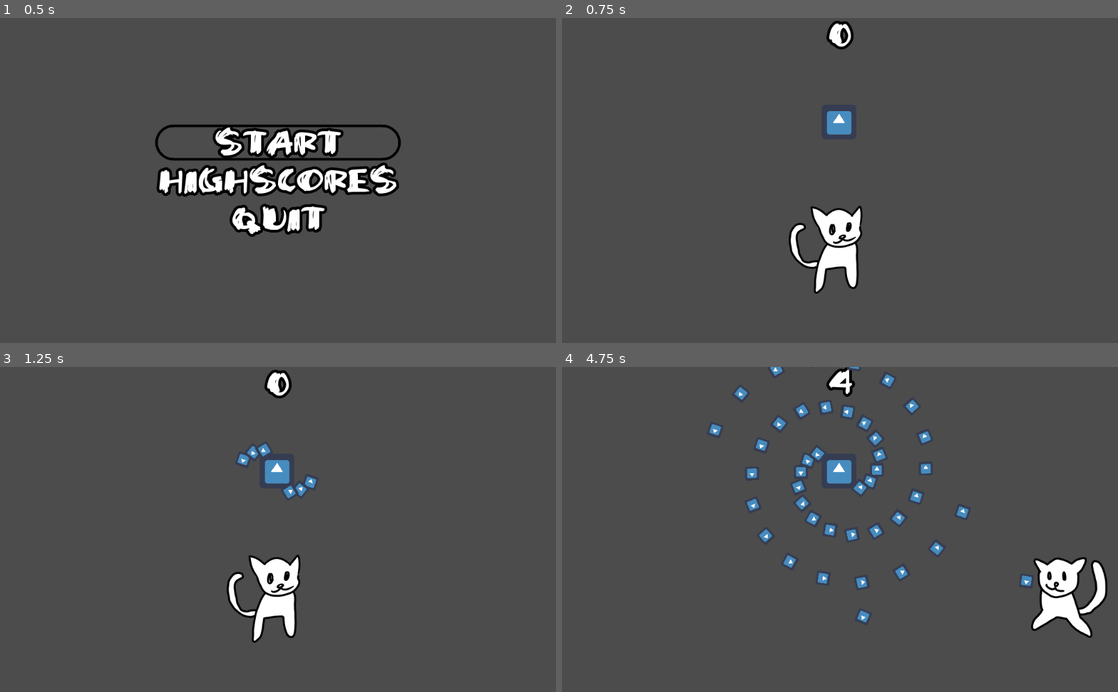
Above: before the commit, frames 1-4 (two rows, left to right).
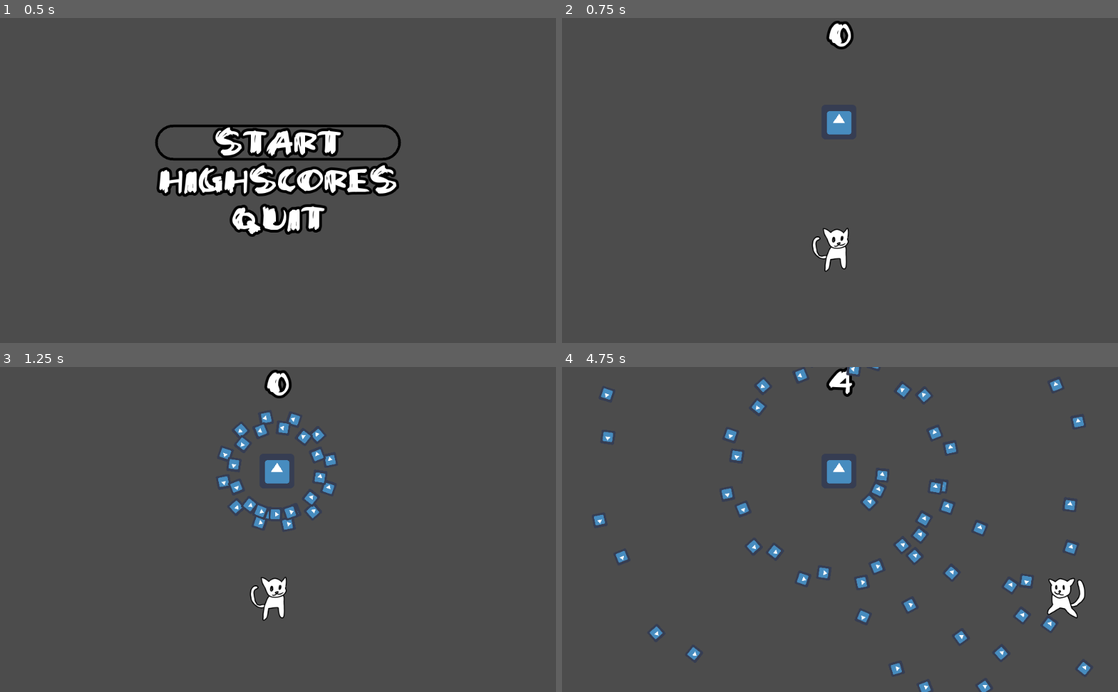
Above: after the commit, the same moments.

Repository: Magesu/mini-jam-100-overload
Game: Godot game, scene res://Main.tscn
Two runs of this game, one before a commit and one after it. Both use one fixed random seed, a clock stepped at 60 frames per second and the inputs below. The engine's default icon, where the game draws it, is replaced by a stand-in: a white triangle on a blue panel in a dark square.
Inputs (mouse positions are in pixels of both pictures, inside the frame that each line leads up to):
- Up to frame 1 (0.5 s): no input
- Up to frame 2 (0.75 s): click "Start" at 0.5 s
- Up to frame 3 (1.25 s): no input
- Up to frame 4 (4.75 s): move the mouse to (962, 513) at 1.27 s; hold Right (ui_right) 1.28-2.03 s; click (962, 513) at 1.35 s; move the mouse to (728, 545) at 2.02 s; hold Down (ui_down) 2.03-2.78 s; click (728, 545) at 2.1 s; move the mouse to (895, 458) at 2.77 s; hold Right (ui_right) 2.78-3.53 s; click (895, 458) at 2.85 s; move the mouse to (812, 594) at 3.52 s; hold Up (ui_up) 3.53-4.28 s; click (812, 594) at 3.6 s; move the mouse to (1006, 578) at 4.27 s; hold Left (ui_left) from 4.28 s (still down); click (1006, 578) at 4.35 s

Frame 1 is identical in both runs. In frame 2, 1.7% of the frame differs, in the area x 40-55%, y 57-85%; in frame 3, 3.4%; in frame 4, 6.4%, in the area x 5-99%, y 0-100%.

Commit message:
Gave different attack pattern to angy chihuahua

Diff:
--- a/Scenes/AngyChihuahua.tscn
+++ b/Scenes/AngyChihuahua.tscn
@@ -16,18 +16,31 @@
 [node name="CollisionShape2D" type="CollisionShape2D" parent="."]
 shape = SubResource( 1 )
 
-[node name="Shooter1" parent="." instance=ExtResource( 1 )]
-spawnpoint_count = 2
+[node name="Shooter" parent="." instance=ExtResource( 1 )]
+shoot_angle = 60
+rotate_speed = 0
+shoot_timer_wait_time = 0.5
+spawnpoint_count = 3
 radius = 40
-bullet_speed = 50
-bullet_angular_speed = 1
+bullet_speed = 200
+target_player = true
 
 [node name="Shooter2" parent="." instance=ExtResource( 1 )]
-shoot_timer_wait_time = 2.0
-spawnpoint_count = 0
-radius = 40
+shoot_timer_wait_time = 1.0
+spawnpoint_count = 12
+radius = 50
 
 [node name="Lifespan" type="Timer" parent="."]
 wait_time = 10.0
 
+[node name="BarkwaveDuration" type="Timer" parent="."]
+wait_time = 0.4
+one_shot = true
+
+[node name="TimeBetweenBarkwaves" type="Timer" parent="."]
+wait_time = 2.0
+one_shot = true
+
 [connection signal="timeout" from="Lifespan" to="." method="_on_Lifespan_timeout"]
+[connection signal="timeout" from="BarkwaveDuration" to="." method="_on_BarkwaveDuration_timeout"]
+[connection signal="timeout" from="TimeBetweenBarkwaves" to="." method="_on_TimeBetweenBarkwaves_timeout"]
--- a/Scenes/Player.tscn
+++ b/Scenes/Player.tscn
@@ -3,9 +3,8 @@
 [ext_resource path="res://Sprites/spritesheet.png" type="Texture" id=1]
 [ext_resource path="res://Scenes/Scripts/Player.gd" type="Script" id=2]
 
-
 [sub_resource type="RectangleShape2D" id=1]
-extents = Vector2( 32, 32 )
+extents = Vector2( 20.5, 38.5 )
 
 [sub_resource type="AtlasTexture" id=2]
 flags = 4
@@ -101,20 +100,24 @@
 } ]
 
 [sub_resource type="CircleShape2D" id=19]
+radius = 3.0
 
 [node name="Player" type="KinematicBody2D"]
 script = ExtResource( 2 )
 
 [node name="CollisionShape2D" type="CollisionShape2D" parent="."]
+position = Vector2( 1.5, 0.5 )
 shape = SubResource( 1 )
 
 [node name="AnimatedSprite" type="AnimatedSprite" parent="."]
+scale = Vector2( 0.5, 0.5 )
 frames = SubResource( 18 )
 animation = "walking"
 
 [node name="Hitbox" type="Area2D" parent="."]
 
 [node name="CollisionShape2D" type="CollisionShape2D" parent="Hitbox"]
+position = Vector2( 7, -12 )
 shape = SubResource( 19 )
 
 [connection signal="area_entered" from="Hitbox" to="." method="_on_Hitbox_area_entered"]
--- a/Scenes/Scripts/AngyChihuahua.gd
+++ b/Scenes/Scripts/AngyChihuahua.gd
@@ -8,16 +8,49 @@
 # Nodes
 onready var lifespan = get_node("Lifespan")
 
+onready var shooter2 = get_node("Shooter2")
+onready var barkwave_duration = get_node("BarkwaveDuration")
+onready var time_between_barkwaves = get_node("TimeBetweenBarkwaves")
+
 # Scenes
 var new_chihuahua_scene = preload("res://Scenes/ExplodingChihuahua.tscn")
 
 # Called when the node enters the scene tree for the first time.
 func _ready():
 	lifespan.start()
+	barkwave()
 
 # Called every frame. 'delta' is the elapsed time since the previous frame.
 func _process(delta):
 	pass
+
+func barkwave():
+	barkwave_duration.start()
+
+	shooter2.shoot_angle = 360
+	shooter2.rotate_speed = 100
+	shooter2.shoot_timer_wait_time = 0.2
+	shooter2.spawnpoint_count = 12
+	shooter2.radius = 50
+	shooter2.bullet_speed = 100
+	shooter2.bullet_speed_variation = 0
+	shooter2.turns = false
+	shooter2.target_player = false
+	shooter2.bullet_scene = preload("res://Scenes/Bullet.tscn")
+
+	shooter2.update()
+
+func _on_BarkwaveDuration_timeout():
+	stop()
+	time_between_barkwaves.start()
+
+func _on_TimeBetweenBarkwaves_timeout():
+	barkwave()
+
+func stop():
+	shooter2.spawnpoint_count = 0
+
+	shooter2.update()
 
 func die():
 	var new_chihuahua = new_chihuahua_scene.instance()
--- a/Scenes/Scripts/ExplodingChihuahua.gd
+++ b/Scenes/Scripts/ExplodingChihuahua.gd
@@ -47,7 +47,7 @@
 	shooter.shoot_timer_wait_time = 0.1
 	shooter.spawnpoint_count = 16
 	shooter.radius = 40
-	shooter.bullet_speed = 200
+	shooter.bullet_speed = 300
 	shooter.bullet_speed_variation = 0
 	shooter.turns = false
 	shooter.target_player = false
